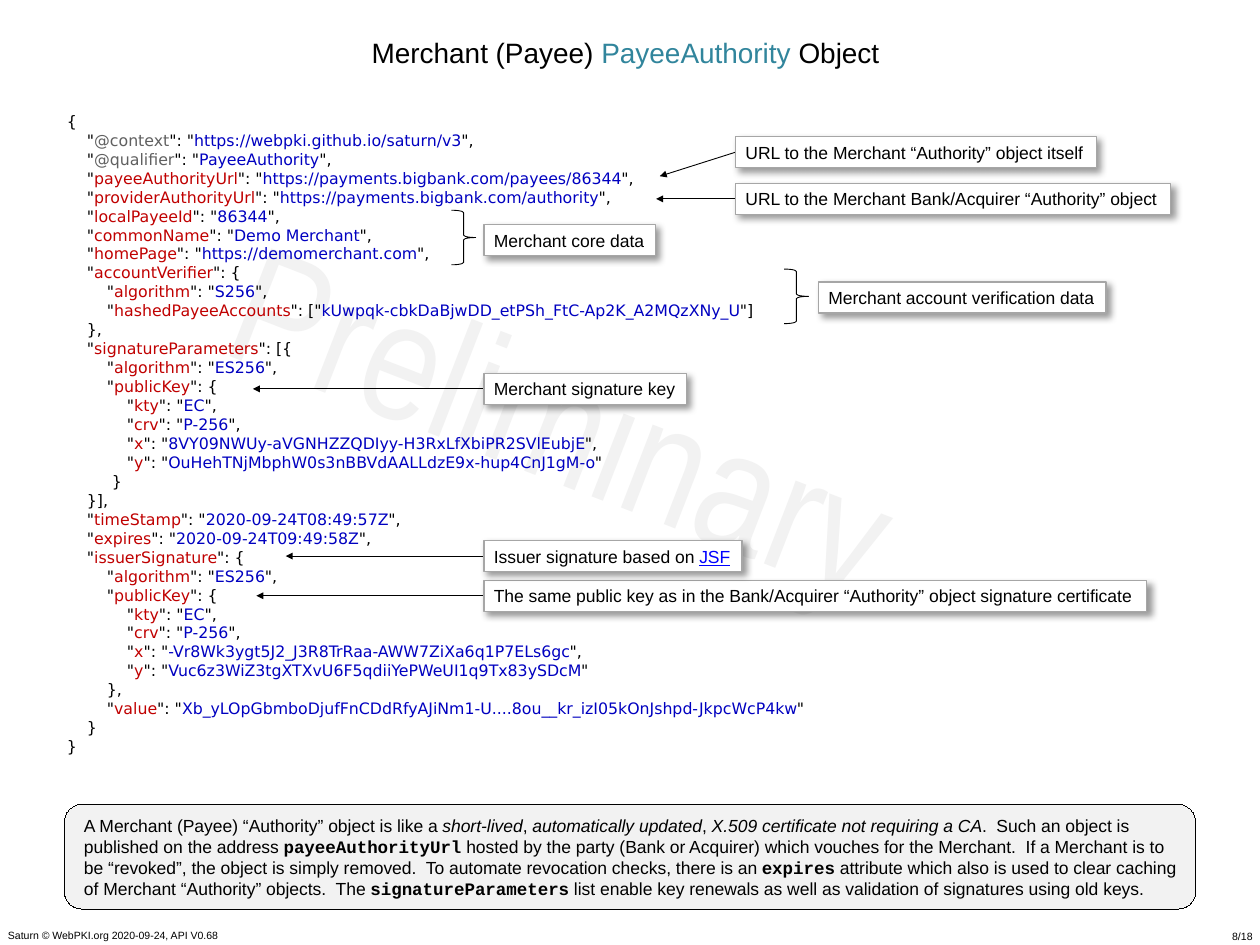
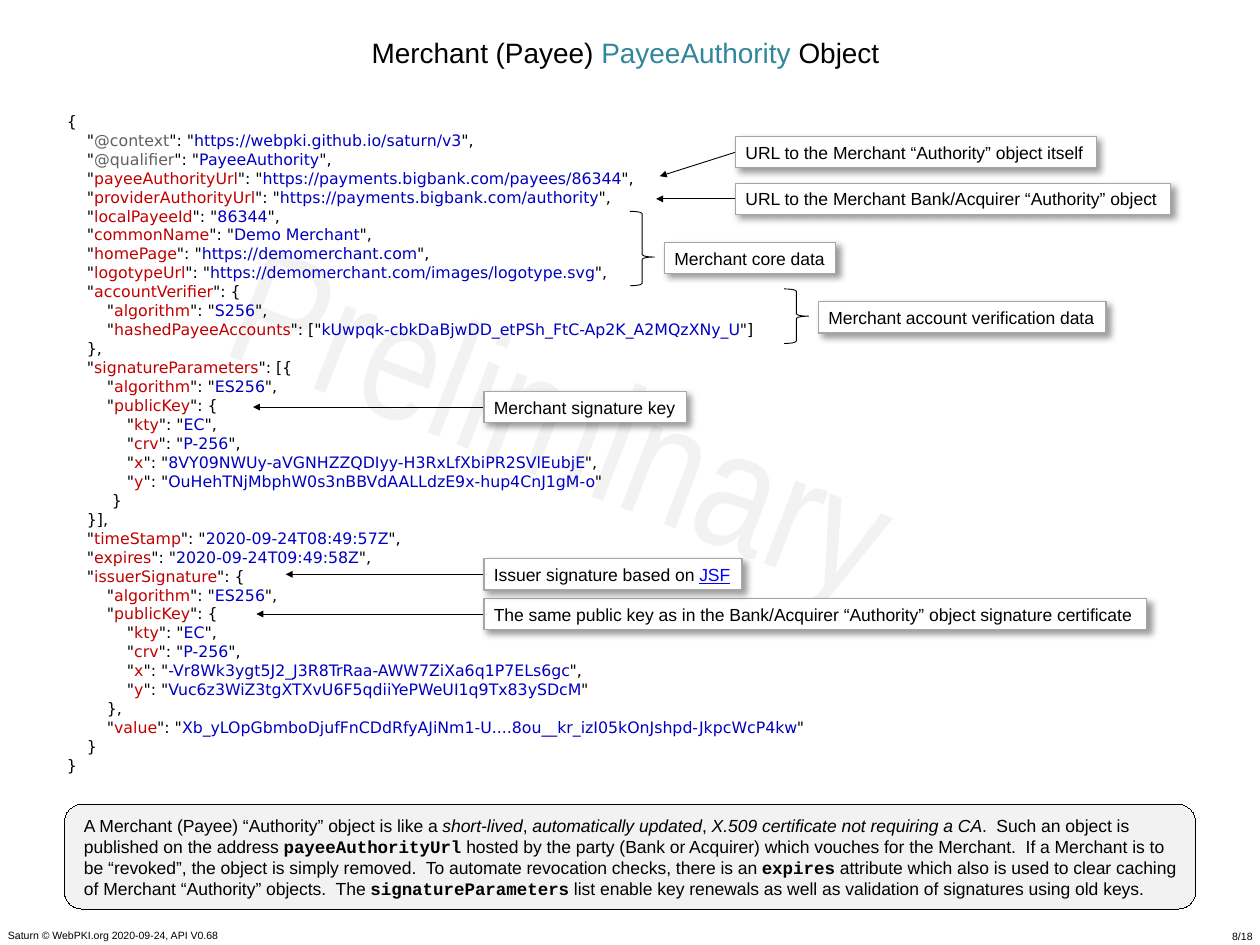
Before and after one commit to cyberphone/doc, a slide deck: slide 8 of saturn/saturn-v3-presentation.pptx. Drawn at 1260x945 pixels with LibreOffice and Linux fonts; fonts in the diff are those of the drawing; background and template pictures are left out. Boxes give left, top, right and bottom in pixels: in the first picture for what was removed or moved away, otherwise in the second. Text is boxed around its words. In the diff, an @@ line names an element or a change of style, - is before the commit and + after.

```diff
--- a/saturn/saturn-v3-presentation.pptx
+++ b/saturn/saturn-v3-presentation.pptx
@@ text at box(87, 134, 753, 451): text changed @@
-{
-"@context": "https://webpki.github.io/saturn/v3",
-"@qualifier": "PayeeAuthority",
-"payeeAuthorityUrl": "https://payments.bigbank.com/payees/86344",
-"providerAuthorityUrl": "https://payments.bigbank.com/authority",
-"localPayeeId": "86344",
-"commonName": "Demo Merchant",
-"homePage": "https://demomerchant.com",
-"accountVerifier": {
-"algorithm": "S256",
-"hashedPayeeAccounts": ["kUwpqk-cbkDaBjwDD_etPSh_FtC-Ap2K_A2MQzXNy_U"]
-},
-"signatureParameters": [{
-"algorithm": "ES256",
-"publicKey": {
-"kty": "EC",
-"crv": "P-256",
+{
+"@context": "https://webpki.github.io/saturn/v3",
+"@qualifier": "PayeeAuthority",
+"payeeAuthorityUrl": "https://payments.bigbank.com/payees/86344",
+"providerAuthorityUrl": "https://payments.bigbank.com/authority",
+"localPayeeId": "86344",
+"commonName": "Demo Merchant",
+"homePage": "https://demomerchant.com",
+"logotypeUrl": "https://demomerchant.com/images/logotype.svg",
+"accountVerifier": {
+"algorithm": "S256",
+"hashedPayeeAccounts": ["kUwpqk-cbkDaBjwDD_etPSh_FtC-Ap2K_A2MQzXNy_U"]
+},
+"signatureParameters": [{
+"algorithm": "ES256",
+"publicKey": {
+"kty": "EC",
+"crv": "P-256",
@@ right brace: place and size @@
-right brace at box(451, 210, 475, 265)
+right brace at box(630, 212, 654, 286)
@@ right brace at box(630, 212, 654, 286): proportions changed @@
@@ rectangle "Merchant core data": place and size @@
-rectangle "Merchant core data" at box(484, 224, 655, 256)
+rectangle "Merchant core data" at box(664, 243, 835, 275)
@@ 3 rectangles, 3 arrows, 1 right brace: place and size @@
-3 rectangles, 3 arrows, 1 right brace at box(253, 270, 1147, 611)
+3 rectangles, 3 arrows, 1 right brace at box(253, 289, 1147, 630)
@@ rectangle "Issuer signature based on JSF": place and size @@
-rectangle "Issuer signature based on JSF" at box(484, 541, 742, 572)
+rectangle "Issuer signature based on JSF" at box(484, 558, 742, 590)
```
Also in this commit, not shown: 1 other slide changed.
